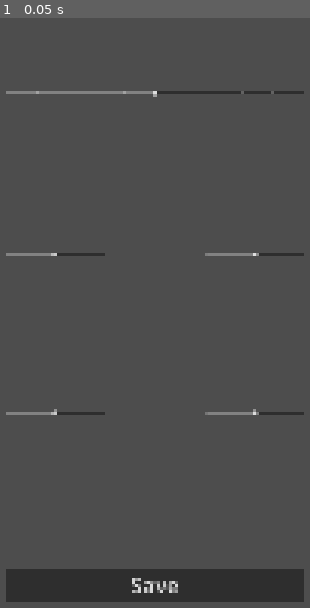
Above: before the commit, frame 1.
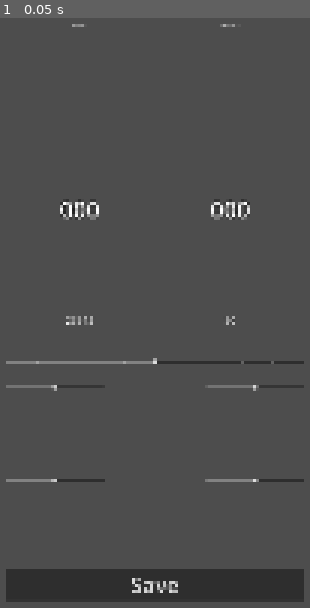
Above: after the commit, the same moment.

Repository: Aspergerli/tichu-Counter
Game: Godot game, scene res://Scenes/main.tscn
The game is run twice, just before and just after one commit, with the same random seed, the same clock (stepped at 60 frames per second) and the same inputs.
Inputs:
- Up to frame 1 (0.05 s): no input

The runs differ from the first frame. In frame 1, 2.8% of the frame differs, in the area x 1-99%, y 1-98%.

Commit message:
Work on ui

Diff:
--- a/Scenes/main.tscn
+++ b/Scenes/main.tscn
@@ -1,6 +1,8 @@
 [gd_scene format=3 uid="uid://clynyd6y74p0t"]
 
 [ext_resource type="Script" uid="uid://ct68pqft22fq8" path="res://Scenes/main.gd" id="1_jjgbg"]
+[ext_resource type="LabelSettings" uid="uid://b8btxa0drufef" path="res://text/pointsText.tres" id="2_8gbba"]
+[ext_resource type="LabelSettings" uid="uid://d04h6vstt0e8g" path="res://text/numText.tres" id="3_jjvhh"]
 
 [node name="Control" type="Control" unique_id=1470058033]
 layout_mode = 3
@@ -19,9 +21,63 @@
 offset_right = 990.0
 offset_bottom = 2211.0
 
+[node name="HBoxContainer2" type="HBoxContainer" parent="VBoxContainer" unique_id=1940858405]
+layout_mode = 2
+size_flags_vertical = 3
+
+[node name="Label" type="Label" parent="VBoxContainer/HBoxContainer2" unique_id=1854120460]
+layout_mode = 2
+size_flags_horizontal = 3
+text = "Team 1"
+horizontal_alignment = 1
+
+[node name="Label2" type="Label" parent="VBoxContainer/HBoxContainer2" unique_id=1389346296]
+layout_mode = 2
+size_flags_horizontal = 3
+text = "Team 2"
+horizontal_alignment = 1
+
+[node name="HBoxContainer3" type="HBoxContainer" parent="VBoxContainer" unique_id=1772499049]
+layout_mode = 2
+size_flags_vertical = 3
+
+[node name="Label" type="Label" parent="VBoxContainer/HBoxContainer3" unique_id=1706409896]
+layout_mode = 2
+size_flags_horizontal = 3
+text = "000"
+label_settings = ExtResource("2_8gbba")
+horizontal_alignment = 1
+
+[node name="Label2" type="Label" parent="VBoxContainer/HBoxContainer3" unique_id=260495265]
+layout_mode = 2
+size_flags_horizontal = 3
+text = "000"
+label_settings = ExtResource("2_8gbba")
+horizontal_alignment = 1
+
+[node name="HBoxContainer4" type="HBoxContainer" parent="VBoxContainer" unique_id=1632968013]
+layout_mode = 2
+size_flags_vertical = 3
+size_flags_stretch_ratio = 0.2
+
+[node name="Label" type="Label" parent="VBoxContainer/HBoxContainer4" unique_id=292622205]
+layout_mode = 2
+size_flags_horizontal = 3
+text = "23342"
+label_settings = ExtResource("3_jjvhh")
+horizontal_alignment = 1
+
+[node name="Label2" type="Label" parent="VBoxContainer/HBoxContainer4" unique_id=1848326147]
+layout_mode = 2
+size_flags_horizontal = 3
+text = "50"
+label_settings = ExtResource("3_jjvhh")
+horizontal_alignment = 1
+
 [node name="HBoxContainer" type="HBoxContainer" parent="VBoxContainer" unique_id=1249139809]
 layout_mode = 2
 size_flags_vertical = 3
+size_flags_stretch_ratio = 0.24
 alignment = 1
 
 [node name="PointSlider" type="HSlider" parent="VBoxContainer/HBoxContainer" unique_id=308580613]
--- /dev/null
+++ b/text/numText.tres
@@ -0,0 +1,6 @@
+[gd_resource type="LabelSettings" format=3 uid="uid://d04h6vstt0e8g"]
+
+[resource]
+font_size = 30
+outline_size = 5
+outline_color = Color(0, 0, 0, 1)
--- /dev/null
+++ b/text/pointsText.tres
@@ -0,0 +1,6 @@
+[gd_resource type="LabelSettings" format=3 uid="uid://b8btxa0drufef"]
+
+[resource]
+font_size = 70
+outline_size = 10
+outline_color = Color(0, 0, 0, 1)
